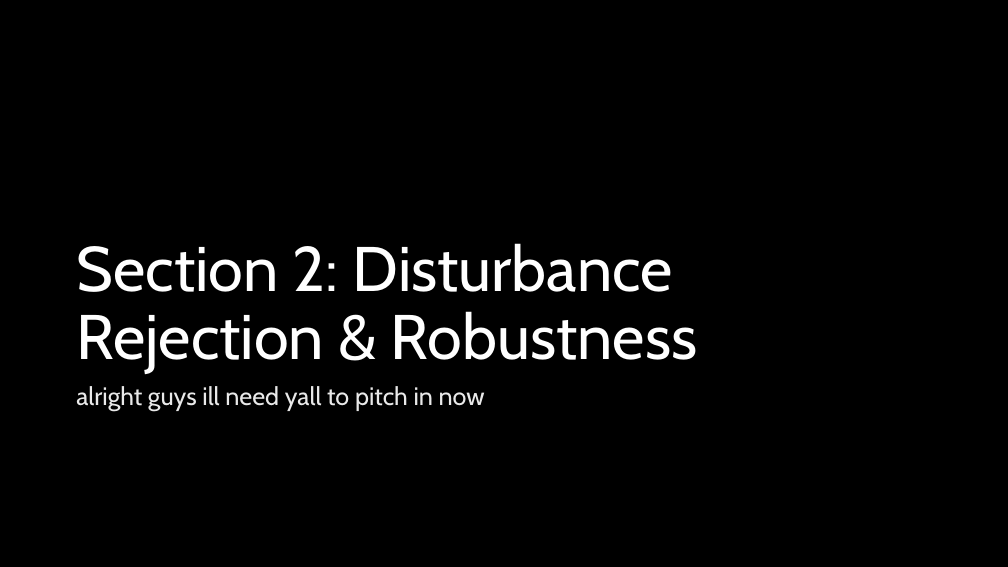
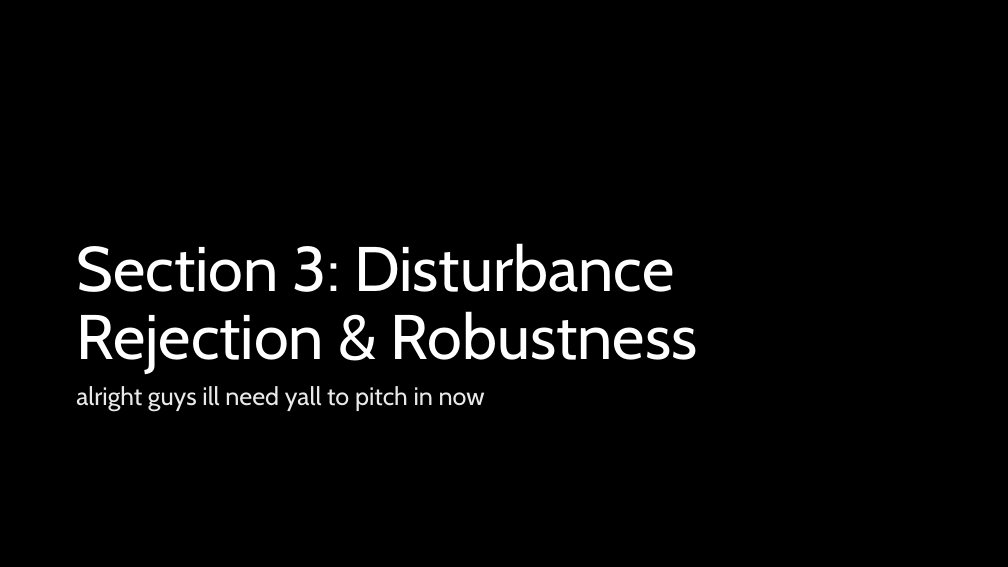
Before and after one commit to ut-ras/rm_electrical-supercap_v2, a slide deck: slide 17 of UT Robomasters – Supercap Power Stage Modeling.pptx (slide 15 before the commit). Drawn at 1008x567 pixels with LibreOffice and Linux fonts; fonts in the diff are those of the drawing. Boxes give left, top, right and bottom in pixels: in the first picture for what was removed or moved away, otherwise in the second. Text is boxed around its words. In the diff, an @@ line names an element or a change of style, - is before the commit and + after.

```diff
--- a/UT Robomasters – Supercap Power Stage Modeling.pptx
+++ b/UT Robomasters – Supercap Power Stage Modeling.pptx
@@ title at <box>76,243,697,374</box>: text changed @@
-Section 2: Disturbance Rejection & Robustness
+Section 3: Disturbance Rejection & Robustness
```
Also in this commit, not shown: 3 other slides changed, 2 slides added, 8 other files.
